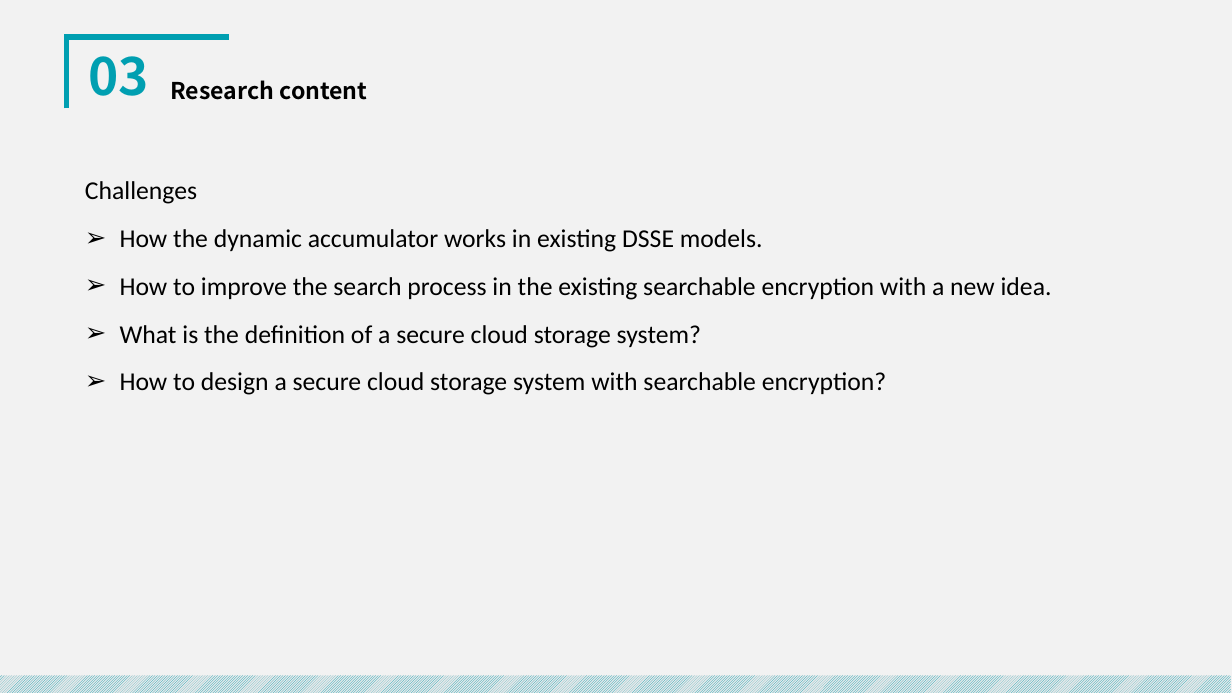
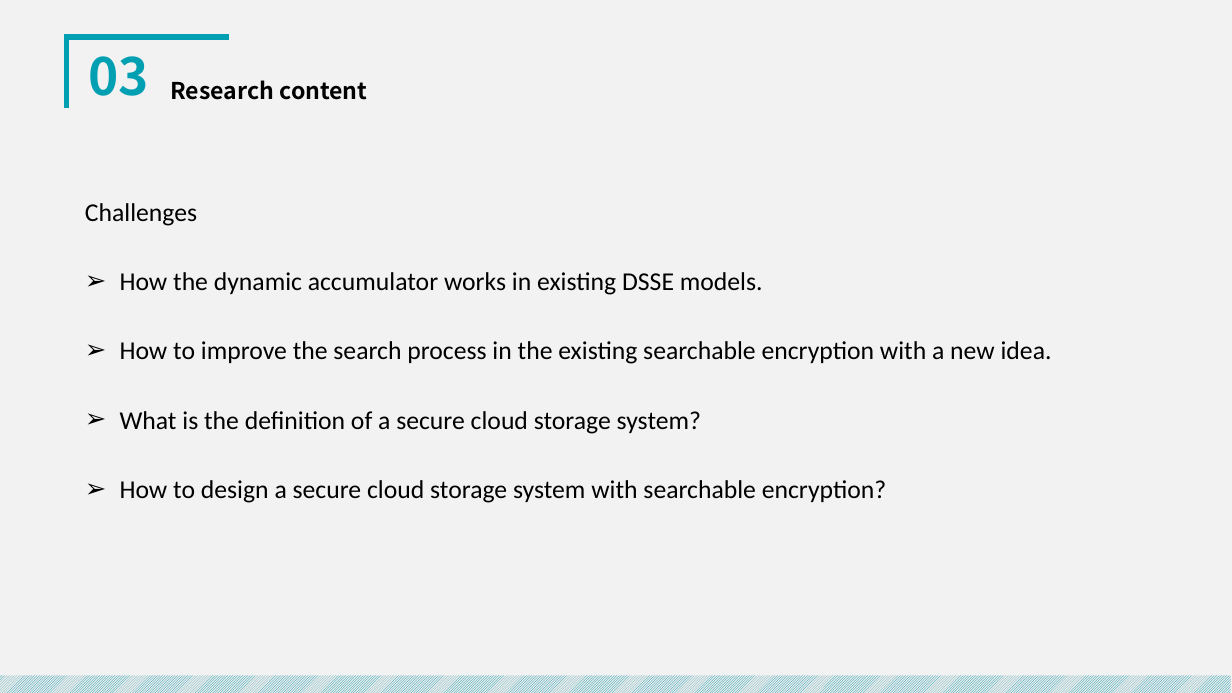
Before and after one commit to royalvald/MediumTest, a slide deck: slide 17 of 开题/中期答辩.pptx. Drawn at 1232x693 pixels with LibreOffice and Linux fonts; fonts in the diff are those of the drawing. Boxes give left, top, right and bottom in pixels: in the first picture for what was removed or moved away, otherwise in the second. Text is boxed around its words. In the diff, an @@ line names an element or a change of style, - is before the commit and + after.

```diff
--- a/开题/中期答辩.pptx
+++ b/开题/中期答辩.pptx
@@ text "Challenges" at [85, 203, 1052, 503]: line spacing 1.3 to 2 @@
```
Also in this commit, not shown: 12 other slides changed, 13 slides added, 17 slides removed, 2 other files.
